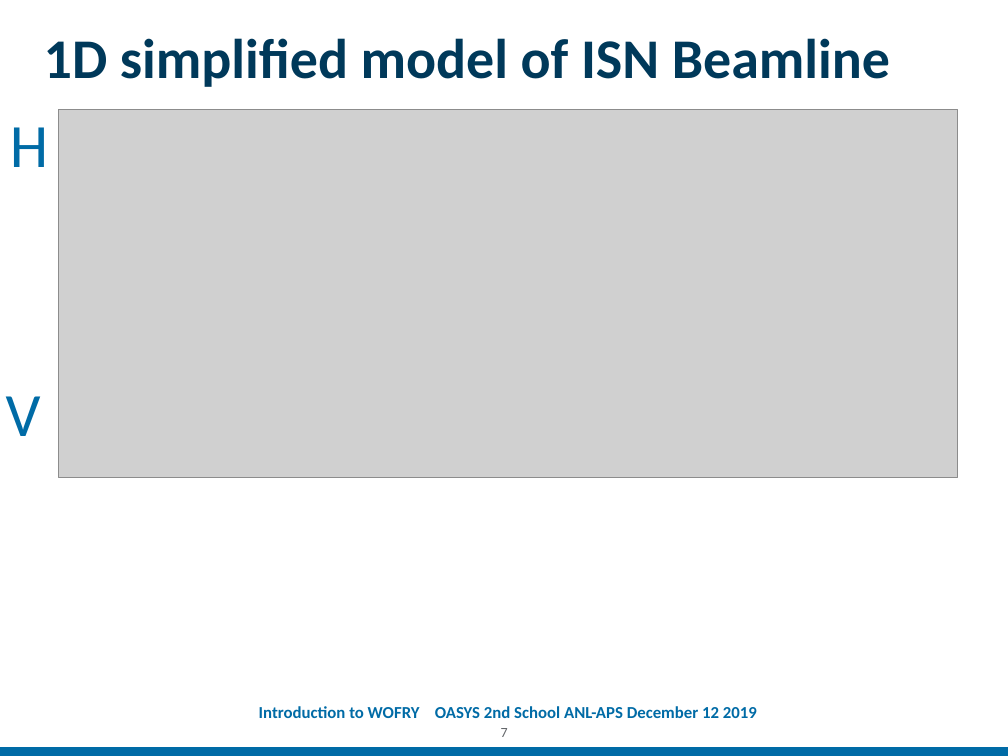
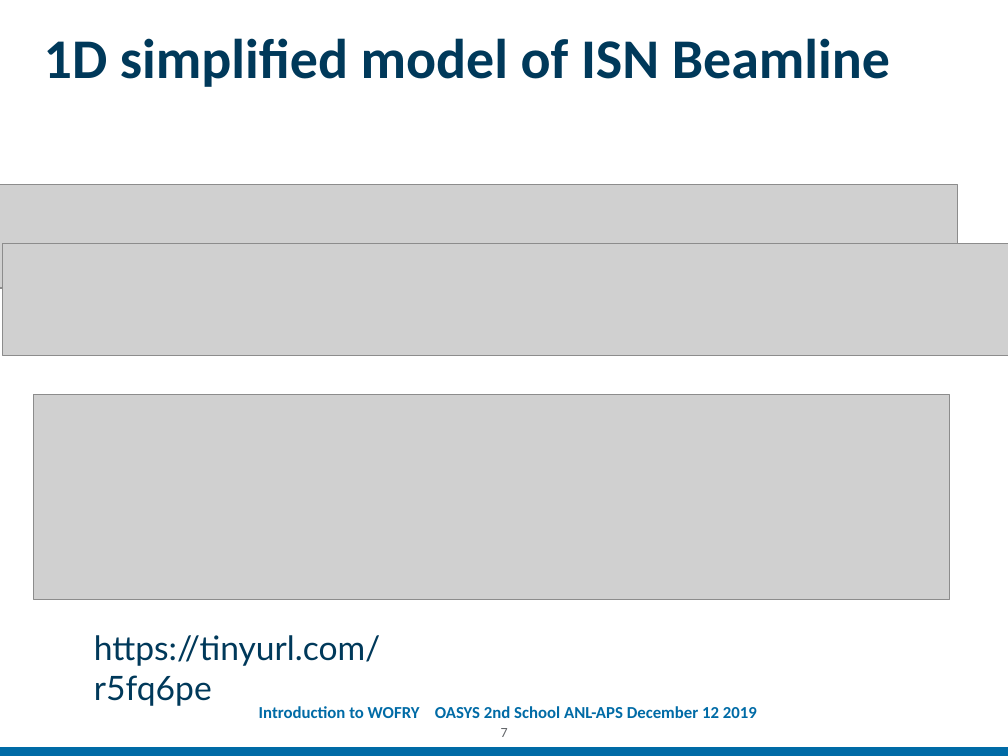
Before and after one commit to oasys-kit/oasys_school, a slide deck: slide 7 of second/slides/Introduction_to_WOFRY.pptx. Drawn at 1008x756 pixels with LibreOffice and Linux fonts; fonts in the diff are those of the drawing; grey boxes stand for pictures; background and template pictures are left out. Boxes give left, top, right and bottom in pixels: in the first picture for what was removed or moved away, otherwise in the second. Text is boxed around its words. In the diff, an @@ line names an element or a change of style, - is before the commit and + after.

```diff
--- a/second/slides/Introduction_to_WOFRY.pptx
+++ b/second/slides/Introduction_to_WOFRY.pptx
@@ picture removed at box(58, 109, 958, 477) @@
@@ text removed at box(10, 127, 48, 167) @@
-H
@@ picture added at box(0, 184, 958, 287) @@
@@ picture added at box(2, 244, 1008, 356) @@
@@ text removed at box(6, 396, 41, 436) @@
-V
@@ picture added at box(33, 395, 949, 600) @@
@@ text added at box(94, 635, 380, 706), 24 pt, text #00395A @@
+https://tinyurl.com/r5fq6pe
```
Also in this commit, not shown: 1 other slide changed, 4 other files.
